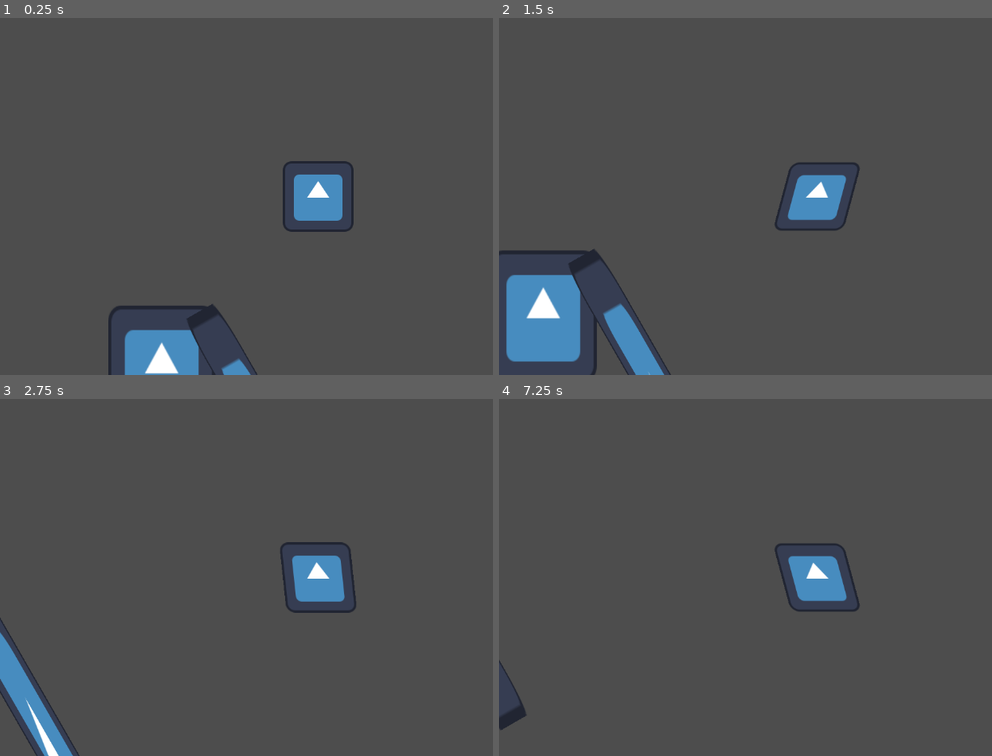
Above: before the commit, frames 1-4 (two rows, left to right).
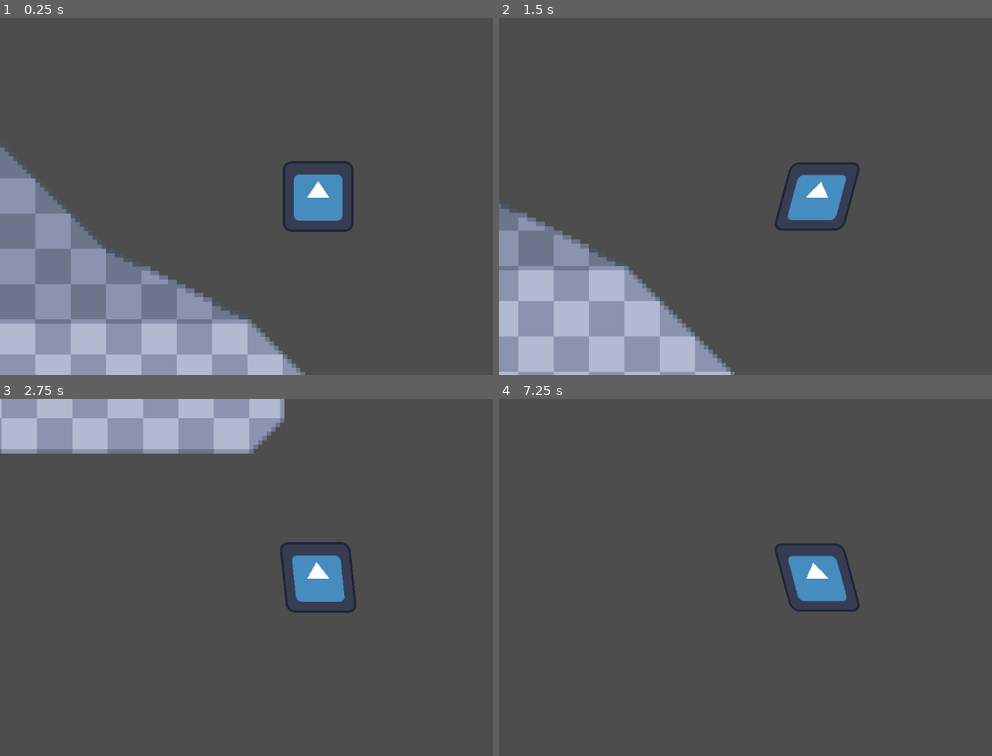
Above: after the commit, the same moments.

Repository: popatr/char
Game: Godot game, scene res://level1.tscn
Two runs of this game, one before a commit and one after it. Both use one fixed random seed, a clock stepped at 60 frames per second and the inputs below. The engine's default icon, where the game draws it, is replaced by a stand-in: a white triangle on a blue panel in a dark square.
Inputs:
- Up to frame 1 (0.25 s): no input
- Up to frame 2 (1.5 s): tap Enter (ui_accept) at 0.5, 0.77 s; hold Right (ui_right) from 0.53 s (still down)
- Up to frame 3 (2.75 s): tap Enter (ui_accept) at 1.52 s; release Right (ui_right) at 2.03 s; hold Left (ui_left) from 2.03 s (still down)
- Up to frame 4 (7.25 s): release Left (ui_left) at 2.78 s; hold Right (ui_right) 2.78-4.28 s; tap Enter (ui_accept) at 3.02, 3.77, 4.25, 4.52, 6.02, 6.77 s; hold Left (ui_left) 4.28-5.03 s; hold Right (ui_right) 5.03-5.78 s; hold Left (ui_left) from 5.78 s (still down)

The runs differ from the first frame. In frame 1, 19% of the frame differs, in the area x 0-62%, y 36-100%; in frame 2, 14%; in frame 3, 10%; in frame 4, 0.3%.

Commit message:
tiles

Diff:
--- a/level1.tscn
+++ b/level1.tscn
@@ -1,58 +1,227 @@
-[gd_scene load_steps=4 format=3 uid="uid://dxyhqpewy7nvf"]
+[gd_scene load_steps=5 format=3 uid="uid://dxyhqpewy7nvf"]
 
 [ext_resource type="PackedScene" uid="uid://dut5edqj0ycc1" path="res://player.tscn" id="1_6tjhr"]
-[ext_resource type="Texture2D" uid="uid://buo70hk3mfygq" path="res://icon.svg" id="2_gawog"]
-
-[sub_resource type="RectangleShape2D" id="RectangleShape2D_jnt3c"]
-size = Vector2(1224.5, 67.75)
+[ext_resource type="Texture2D" uid="uid://bssml4qeticcd" path="res://SimpleTileSheet.png" id="2_wduba"]
+
+[sub_resource type="TileSetAtlasSource" id="TileSetAtlasSource_jjhx0"]
+texture = ExtResource("2_wduba")
+0:0/0 = 0
+0:0/0/physics_layer_0/linear_velocity = Vector2(0, 0)
+0:0/0/physics_layer_0/angular_velocity = 0.0
+0:0/0/physics_layer_0/polygon_0/points = PackedVector2Array(-0.0625, -8, 8, -8, 8, 8, -8, 8, -8, -0.0625)
+1:0/0 = 0
+1:0/0/physics_layer_0/linear_velocity = Vector2(0, 0)
+1:0/0/physics_layer_0/angular_velocity = 0.0
+1:0/0/physics_layer_0/polygon_0/points = PackedVector2Array(-8, -8, 8, -8, 8, 8, -8, 8)
+2:0/0 = 0
+2:0/0/physics_layer_0/linear_velocity = Vector2(0, 0)
+2:0/0/physics_layer_0/angular_velocity = 0.0
+2:0/0/physics_layer_0/polygon_0/points = PackedVector2Array(0, -8, 8, -0.125, 8, 8, -8, 8, -8, -8)
+3:0/0 = 0
+3:0/0/physics_layer_0/linear_velocity = Vector2(0, 0)
+3:0/0/physics_layer_0/angular_velocity = 0.0
+3:0/0/physics_layer_0/polygon_0/points = PackedVector2Array(-8, -0.25, 0.125, -8, 8, -0.0625, 8.5, 8.6875, -8.625, 8.3125)
+4:0/0 = 0
+4:0/0/physics_layer_0/linear_velocity = Vector2(0, 0)
+4:0/0/physics_layer_0/angular_velocity = 0.0
+4:0/0/physics_layer_0/polygon_0/points = PackedVector2Array(-8, -8, 8, 8, -8.5625, 8.5)
+5:0/0 = 0
+5:0/0/physics_layer_0/linear_velocity = Vector2(0, 0)
+5:0/0/physics_layer_0/angular_velocity = 0.0
+5:0/0/physics_layer_0/polygon_0/points = PackedVector2Array(8.25, -8.875, -8, 8, 8, 8)
+0:1/0 = 0
+0:1/0/physics_layer_0/linear_velocity = Vector2(0, 0)
+0:1/0/physics_layer_0/angular_velocity = 0.0
+0:1/0/physics_layer_0/polygon_0/points = PackedVector2Array(-8, -8, 8, -8, 8, 8, -8, 8)
+1:1/0 = 0
+1:1/0/physics_layer_0/linear_velocity = Vector2(0, 0)
+1:1/0/physics_layer_0/angular_velocity = 0.0
+1:1/0/physics_layer_0/polygon_0/points = PackedVector2Array(-8, -8, 8, -8, 8, 8, -8, 8)
+2:1/0 = 0
+2:1/0/physics_layer_0/linear_velocity = Vector2(0, 0)
+2:1/0/physics_layer_0/angular_velocity = 0.0
+2:1/0/physics_layer_0/polygon_0/points = PackedVector2Array(-8, -8, 8, -8, 8, 8, -8, 8)
+3:1/0 = 0
+3:1/0/physics_layer_0/linear_velocity = Vector2(0, 0)
+3:1/0/physics_layer_0/angular_velocity = 0.0
+3:1/0/physics_layer_0/polygon_0/points = PackedVector2Array(-8, -8, 8, -8, 8, 8, -8, 8)
+4:1/0 = 0
+4:1/0/physics_layer_0/linear_velocity = Vector2(0, 0)
+4:1/0/physics_layer_0/angular_velocity = 0.0
+4:1/0/physics_layer_0/polygon_0/points = PackedVector2Array(-8, -8, 8, 8, 8, -8)
+5:1/0 = 0
+5:1/0/physics_layer_0/linear_velocity = Vector2(0, 0)
+5:1/0/physics_layer_0/angular_velocity = 0.0
+5:1/0/physics_layer_0/polygon_0/points = PackedVector2Array(8, -8, -8.4375, 8.3125, -8.1875, -8.6875)
+0:2/0 = 0
+0:2/0/physics_layer_0/linear_velocity = Vector2(0, 0)
+0:2/0/physics_layer_0/angular_velocity = 0.0
+0:2/0/physics_layer_0/polygon_0/points = PackedVector2Array(-8, -8, 8, -8, 8, 8, 0, 8, -8, -0.1875)
+1:2/0 = 0
+1:2/0/physics_layer_0/linear_velocity = Vector2(0, 0)
+1:2/0/physics_layer_0/angular_velocity = 0.0
+1:2/0/physics_layer_0/polygon_0/points = PackedVector2Array(-8, -8, 8, -8, 8, 8, -8, 8)
+2:2/0 = 0
+2:2/0/physics_layer_0/linear_velocity = Vector2(0, 0)
+2:2/0/physics_layer_0/angular_velocity = 0.0
+2:2/0/physics_layer_0/polygon_0/points = PackedVector2Array(-8, -8, -8, 8, -0.0625, 8, 8, -0.0625, 8, -8)
+3:2/0 = 0
+3:2/0/physics_layer_0/linear_velocity = Vector2(0, 0)
+3:2/0/physics_layer_0/angular_velocity = 0.0
+3:2/0/physics_layer_0/polygon_0/points = PackedVector2Array(-8, -8, -8, -0.1875, -0.0625, 8, 8, 0.0625, 8, -8)
+4:2/0 = 0
+4:2/0/physics_layer_0/linear_velocity = Vector2(0, 0)
+4:2/0/physics_layer_0/angular_velocity = 0.0
+4:2/0/physics_layer_0/polygon_0/points = PackedVector2Array(-8, -8, 8, -0.0441942, 8, 8, -8, 8)
+5:2/0 = 0
+5:2/0/physics_layer_0/linear_velocity = Vector2(0, 0)
+5:2/0/physics_layer_0/angular_velocity = 0.0
+5:2/0/physics_layer_0/polygon_0/points = PackedVector2Array(-8, -0.0441942, 8, 8, -8, 8)
+6:2/0 = 0
+6:2/0/physics_layer_0/linear_velocity = Vector2(0, 0)
+6:2/0/physics_layer_0/angular_velocity = 0.0
+6:2/0/physics_layer_0/polygon_0/points = PackedVector2Array(-8, 8, 8, 0, 8, 8)
+7:2/0 = 0
+7:2/0/physics_layer_0/linear_velocity = Vector2(0, 0)
+7:2/0/physics_layer_0/angular_velocity = 0.0
+7:2/0/physics_layer_0/polygon_0/points = PackedVector2Array(-8, 0, 8, -8, 8, 8, -8, 8)
+0:3/0 = 0
+0:3/0/physics_layer_0/linear_velocity = Vector2(0, 0)
+0:3/0/physics_layer_0/angular_velocity = 0.0
+0:3/0/physics_layer_0/polygon_0/points = PackedVector2Array(0.125, -8, -8, 0, 0, 8, 8, 8, 8, -8)
+1:3/0 = 0
+1:3/0/physics_layer_0/linear_velocity = Vector2(0, 0)
+1:3/0/physics_layer_0/angular_velocity = 0.0
+1:3/0/physics_layer_0/polygon_0/points = PackedVector2Array(-8, -8, 8, -8, 8, 8, -8, 8)
+2:3/0 = 0
+2:3/0/physics_layer_0/linear_velocity = Vector2(0, 0)
+2:3/0/physics_layer_0/angular_velocity = 0.0
+2:3/0/physics_layer_0/polygon_0/points = PackedVector2Array(0, -8, 8, -0.1875, -0.0625, 8, -8, 8, -8, -8)
+3:3/0 = 0
+3:3/0/physics_layer_0/linear_velocity = Vector2(0, 0)
+3:3/0/physics_layer_0/angular_velocity = 0.0
+3:3/0/physics_layer_0/polygon_0/points = PackedVector2Array(-0.125, -8, -8, -0.0625, 0, 8, 8, -0.1875)
+4:3/0 = 0
+4:3/0/physics_layer_0/linear_velocity = Vector2(0, 0)
+4:3/0/physics_layer_0/angular_velocity = 0.0
+4:3/0/physics_layer_0/polygon_0/points = PackedVector2Array(-8, -8, 8, -0.125, 8, -8, -7.75, -8.6875)
+5:3/0 = 0
+5:3/0/physics_layer_0/linear_velocity = Vector2(0, 0)
+5:3/0/physics_layer_0/angular_velocity = 0.0
+5:3/0/physics_layer_0/polygon_0/points = PackedVector2Array(-8, -0.1875, 8, 8, 8, -8, -8, -8)
+6:3/0 = 0
+6:3/0/physics_layer_0/linear_velocity = Vector2(0, 0)
+6:3/0/physics_layer_0/angular_velocity = 0.0
+6:3/0/physics_layer_0/polygon_0/points = PackedVector2Array(-8, 8, 8, -0.125, 8, -8, -8, -8)
+7:3/0 = 0
+7:3/0/physics_layer_0/linear_velocity = Vector2(0, 0)
+7:3/0/physics_layer_0/angular_velocity = 0.0
+7:3/0/physics_layer_0/polygon_0/points = PackedVector2Array(-8, 0, 8, -8, -8, -8)
+0:4/0 = 0
+0:4/0/physics_layer_0/linear_velocity = Vector2(0, 0)
+0:4/0/physics_layer_0/angular_velocity = 0.0
+1:4/0 = 0
+1:4/0/physics_layer_0/linear_velocity = Vector2(0, 0)
+1:4/0/physics_layer_0/angular_velocity = 0.0
+2:4/0 = 0
+2:4/0/physics_layer_0/linear_velocity = Vector2(0, 0)
+2:4/0/physics_layer_0/angular_velocity = 0.0
+3:4/0 = 0
+3:4/0/physics_layer_0/linear_velocity = Vector2(0, 0)
+3:4/0/physics_layer_0/angular_velocity = 0.0
+4:4/0 = 0
+4:4/0/physics_layer_0/linear_velocity = Vector2(0, 0)
+4:4/0/physics_layer_0/angular_velocity = 0.0
+5:4/0 = 0
+5:4/0/physics_layer_0/linear_velocity = Vector2(0, 0)
+5:4/0/physics_layer_0/angular_velocity = 0.0
+0:5/0 = 0
+0:5/0/physics_layer_0/linear_velocity = Vector2(0, 0)
+0:5/0/physics_layer_0/angular_velocity = 0.0
+1:5/0 = 0
+1:5/0/physics_layer_0/linear_velocity = Vector2(0, 0)
+1:5/0/physics_layer_0/angular_velocity = 0.0
+2:5/0 = 0
+2:5/0/physics_layer_0/linear_velocity = Vector2(0, 0)
+2:5/0/physics_layer_0/angular_velocity = 0.0
+3:5/0 = 0
+3:5/0/physics_layer_0/linear_velocity = Vector2(0, 0)
+3:5/0/physics_layer_0/angular_velocity = 0.0
+4:5/0 = 0
+4:5/0/physics_layer_0/linear_velocity = Vector2(0, 0)
+4:5/0/physics_layer_0/angular_velocity = 0.0
+5:5/0 = 0
+5:5/0/physics_layer_0/linear_velocity = Vector2(0, 0)
+5:5/0/physics_layer_0/angular_velocity = 0.0
+0:6/0 = 0
+0:6/0/physics_layer_0/linear_velocity = Vector2(0, 0)
+0:6/0/physics_layer_0/angular_velocity = 0.0
+1:6/0 = 0
+1:6/0/physics_layer_0/linear_velocity = Vector2(0, 0)
+1:6/0/physics_layer_0/angular_velocity = 0.0
+2:6/0 = 0
+2:6/0/physics_layer_0/linear_velocity = Vector2(0, 0)
+2:6/0/physics_layer_0/angular_velocity = 0.0
+3:6/0 = 0
+3:6/0/physics_layer_0/linear_velocity = Vector2(0, 0)
+3:6/0/physics_layer_0/angular_velocity = 0.0
+4:6/0 = 0
+4:6/0/physics_layer_0/linear_velocity = Vector2(0, 0)
+4:6/0/physics_layer_0/angular_velocity = 0.0
+5:6/0 = 0
+5:6/0/physics_layer_0/linear_velocity = Vector2(0, 0)
+5:6/0/physics_layer_0/angular_velocity = 0.0
+6:6/0 = 0
+6:6/0/physics_layer_0/linear_velocity = Vector2(0, 0)
+6:6/0/physics_layer_0/angular_velocity = 0.0
+7:6/0 = 0
+7:6/0/physics_layer_0/linear_velocity = Vector2(0, 0)
+7:6/0/physics_layer_0/angular_velocity = 0.0
+0:7/0 = 0
+0:7/0/physics_layer_0/linear_velocity = Vector2(0, 0)
+0:7/0/physics_layer_0/angular_velocity = 0.0
+1:7/0 = 0
+1:7/0/physics_layer_0/linear_velocity = Vector2(0, 0)
+1:7/0/physics_layer_0/angular_velocity = 0.0
+2:7/0 = 0
+2:7/0/physics_layer_0/linear_velocity = Vector2(0, 0)
+2:7/0/physics_layer_0/angular_velocity = 0.0
+3:7/0 = 0
+3:7/0/physics_layer_0/linear_velocity = Vector2(0, 0)
+3:7/0/physics_layer_0/angular_velocity = 0.0
+4:7/0 = 0
+4:7/0/physics_layer_0/linear_velocity = Vector2(0, 0)
+4:7/0/physics_layer_0/angular_velocity = 0.0
+5:7/0 = 0
+5:7/0/physics_layer_0/linear_velocity = Vector2(0, 0)
+5:7/0/physics_layer_0/angular_velocity = 0.0
+6:7/0 = 0
+6:7/0/physics_layer_0/linear_velocity = Vector2(0, 0)
+6:7/0/physics_layer_0/angular_velocity = 0.0
+7:7/0 = 0
+7:7/0/physics_layer_0/linear_velocity = Vector2(0, 0)
+7:7/0/physics_layer_0/angular_velocity = 0.0
+
+[sub_resource type="TileSet" id="TileSet_rfnci"]
+physics_layer_0/collision_layer = 1
+sources/0 = SubResource("TileSetAtlasSource_jjhx0")
 
 [node name="Node2D" type="Node2D"]
+
+[node name="TileMap" type="TileMap" parent="."]
+position = Vector2(1390, 194)
+scale = Vector2(8, 8)
+tile_set = SubResource("TileSet_rfnci")
+format = 2
+layer_0/tile_data = PackedInt32Array(196601, 65536, 5, 131065, 65536, 5, 65529, 0, 5, -7, 0, 4, -6, 65536, 4, -5, 262144, 4, 65532, 262144, 4, 131069, 262144, 6, 65530, 65536, 5, 131066, 65536, 5, 131067, 65536, 5, 65531, 65536, 5, 131068, 65536, 5, 131070, 327680, 6, 131064, 0, 4, 196600, 0, 5, 262136, 0, 5, 327672, 0, 5, 393208, 0, 6, 393209, 65536, 5)
 
 [node name="CharacterBody2D" parent="." instance=ExtResource("1_6tjhr")]
 position = Vector2(1390, 194)
 floor_max_angle = 1.49749
 
-[node name="StaticBody2D" type="StaticBody2D" parent="."]
-position = Vector2(541, 594)
-
-[node name="CollisionShape2D" type="CollisionShape2D" parent="StaticBody2D"]
-position = Vector2(3, 4.875)
-shape = SubResource("RectangleShape2D_jnt3c")
-metadata/_edit_lock_ = true
-
-[node name="Sprite2D" type="Sprite2D" parent="StaticBody2D"]
-position = Vector2(2, 7)
-scale = Vector2(9.48438, 0.53125)
-texture = ExtResource("2_gawog")
-metadata/_edit_lock_ = true
-
-[node name="StaticBody2D2" type="StaticBody2D" parent="."]
-position = Vector2(1107, 504)
-scale = Vector2(-0.16, 3.52)
-
-[node name="CollisionShape2D" type="CollisionShape2D" parent="StaticBody2D2"]
-position = Vector2(3, 4.875)
-shape = SubResource("RectangleShape2D_jnt3c")
-metadata/_edit_lock_ = true
-
-[node name="Sprite2D" type="Sprite2D" parent="StaticBody2D2"]
-position = Vector2(2, 7)
-scale = Vector2(9.48438, 0.53125)
-texture = ExtResource("2_gawog")
-metadata/_edit_lock_ = true
-
-[node name="StaticBody2D3" type="StaticBody2D" parent="."]
-position = Vector2(1345, 730)
-rotation = -2.09143
-scale = Vector2(-0.584585, 1)
-
-[node name="CollisionShape2D" type="CollisionShape2D" parent="StaticBody2D3"]
-position = Vector2(3, 4.875)
-shape = SubResource("RectangleShape2D_jnt3c")
-metadata/_edit_lock_ = true
-
-[node name="Sprite2D" type="Sprite2D" parent="StaticBody2D3"]
-position = Vector2(2, 7)
-scale = Vector2(9.48438, 0.53125)
-texture = ExtResource("2_gawog")
-metadata/_edit_lock_ = true
+[node name="TileMap2" type="TileMap" parent="."]
+position = Vector2(1390, 194)
+scale = Vector2(8, 8)
+tile_set = SubResource("TileSet_rfnci")
+format = 2
+layer_0/tile_data = PackedInt32Array(196604, 65536, 0, 196605, 65536, 0, 196602, 65536, 0, 196601, 0, 0, 196606, 65536, 0, 262138, 65536, 1, 262137, 0, 1, 327673, 0, 1, 327674, 65536, 1, 196607, 262144, 0, 196608, 262144, 0, 262143, 65536, 1, 327679, 65536, 1, 262144, 65536, 1, 262145, 262144, 2, 262146, 327680, 2, 327682, 131072, 2, 327681, 65536, 2, 327680, 65536, 2, 393215, 65536, 2, 393214, 65536, 2, 393213, 65536, 2, 393212, 65536, 2, 393211, 65536, 2, 393210, 65536, 2, 393209, 0, 2, 327675, 65536, 1, 327676, 65536, 1, 262140, 65536, 1, 262141, 65536, 1, 262139, 65536, 1, 262142, 65536, 1, 327678, 65536, 1, 327677, 65536, 1, 196603, 65536, 0)
--- a/player.gd
+++ b/player.gd
@@ -26,7 +26,7 @@
 	# Add the gravity.
 	if not physicsInfo.onFloor:
 		velocity.y += gravity * delta
-		velocity.y = min(velocity.y, glide)
+		#velocity.y = min(velocity.y, glide)
 	else:
 		air_jumps=MAX_AIR_JUMPS
 
--- a/player.tscn
+++ b/player.tscn
@@ -3,8 +3,9 @@
 [ext_resource type="Script" path="res://player.gd" id="1_j3hqq"]
 [ext_resource type="Texture2D" uid="uid://buo70hk3mfygq" path="res://icon.svg" id="2_34tln"]
 
-[sub_resource type="RectangleShape2D" id="RectangleShape2D_3d6dn"]
-size = Vector2(124, 125)
+[sub_resource type="CapsuleShape2D" id="CapsuleShape2D_2uk43"]
+radius = 60.0
+height = 123.0
 
 [node name="CharacterBody2D" type="CharacterBody2D"]
 floor_stop_on_slope = false
@@ -16,6 +17,6 @@
 
 [node name="CollisionShape2D" type="CollisionShape2D" parent="."]
 position = Vector2(-1, 0.5)
-shape = SubResource("RectangleShape2D_3d6dn")
+shape = SubResource("CapsuleShape2D_2uk43")
 
 [node name="Camera2D" type="Camera2D" parent="."]
--- a/project.godot
+++ b/project.godot
@@ -45,3 +45,7 @@
 , Object(InputEventKey,"resource_local_to_scene":false,"resource_name":"","device":0,"window_id":0,"alt_pressed":false,"shift_pressed":false,"ctrl_pressed":false,"meta_pressed":false,"pressed":false,"keycode":0,"physical_keycode":83,"key_label":0,"unicode":0,"echo":false,"script":null)
 ]
 }
+
+[rendering]
+
+textures/canvas_textures/default_texture_filter=0
Binary file added: SimpleTileSheet.aseprite
Binary file added: SimpleTileSheet.png
Not shown, added: SimpleTileSheet.png.import
